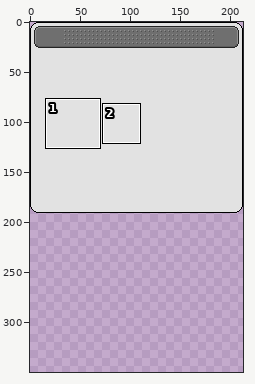
Sprite sheet: media/img/box.png. Above: a wide view before the commit, with the close-up outlined.
Close-up. The starting point:
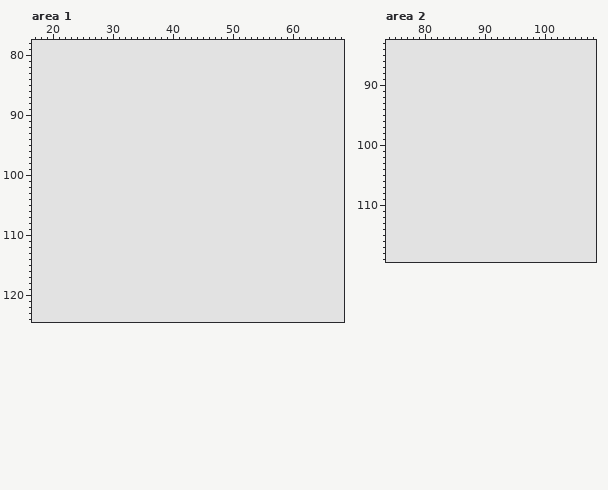
The file is 213x191 pixels. Colours within 5 levels of each other are drawn and written as one. Shown: area 1: x 17..68, y 78..124; area 2: x 74..108, y 83..119. The old version is drawn lined up with the new one, on the new canvas. The commit also changed other parts of the picture, which this record leaves out.
After:
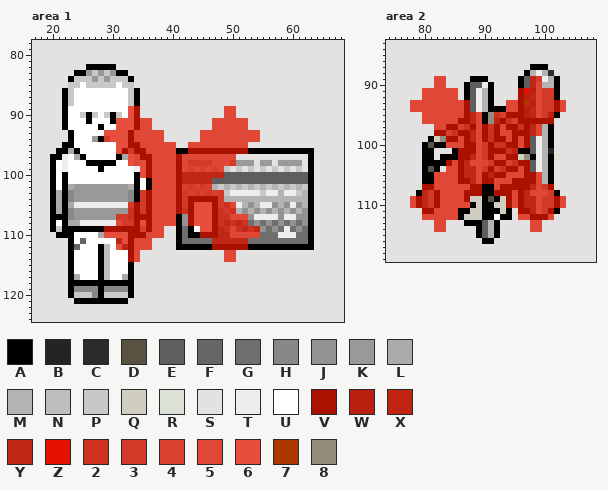
Palette (. is transparent): A #000000  B #242424  C #2b2b2b  D #595242  E #5e5e5e  F #666666  G #6f6f6f  H #888888  J #929292  K #999999  L #aaaaaa  M #b3b3b3  N #bebebe  P #c8c8c8  Q #d0cec1  R #dce1d5  S #e2e2e2  T #ededed  U #ffffff  V #aa1100  W #b9200f  X #bf2410  Y #c02716  Z #e61100  2 #cd321e  3 #d33a2a  4 #d94030  5 #e04736  6 #e74e3d  7 #ae3700  8 #958d7c
Changes in this commit:
canvas 213x191 -> 213x350
Changed rows in their new state; - is an unchanged pixel.
Area 1:
first column x 20:
 82 ------AAAAA---------------------------------
 83 ----AAKPKPKAA-------------------------------
 84 ---APPPKPKPPPA------------------------------
 85 ---PPUPPPPPUPP------------------------------
 86 --APUUUUUUUUUPA-----------------------------
 87 --APUUUUUUUUUPA-----------------------------
 88 --APUUUUUUUUUPA-----------------------------
 89 --AUUUUUUUUUU6V--------------55-------------
 90 --AUUPAPUPAPU6V--------------55-------------
 91 --AUUUAUUUA666V55----------555555-----------
 92 --AUUUUUAUU666V55----------555555-----------
 93 ---AUUUUU6666V55555------5555555555---------
 94 ---AUUUKA3666V55555------5555555555---------
 95 --AAUUUUUUU66VV555555--5555555555-----------
 96 -AALAUUUUUU6V3VV55555AAVVVVVVVVVVAAAAAAAAAAA
 97 AATULAUUUUUAL65VV5555V555555555------------A
 98 AUTUUUAAAAAUU656V5555V533335553KKK-KK-KKKK-A
 99 AUTUUUUUAUUUUUT6V5555V5454545P-P-P-P-P-P-P-A
100 AUAUUUUUUUUUUUA6V5555VYYYYYYYEEEEEEEEEEEEEEA
101 AUAUUUUUUUUUUUAUA5555VYYYYYEEEEEEEEEEEEEEEEA
102 AUALKKKKKKKKKLAUA5555V43434MPMPMPMPMPMPMPMPA
103 ALAHKKKKKKKKKHA3V5555V3434343PTTTTTPTTMTTPMA
104 ALAHKKKKKKKKKHA3V5555V3VVVVV3MMMMMMMMMMMMMMA
105 ALALTTTTTTTTT3V3V5555V3V666V325TMJMTTJMJTJMA
106 ALAHKKKKKKKKK2V3V5555V2V666V232MJMJMJMJMJMJA
107 AAAHKKKKKKK332VVV5555AJV666V22555JTTTTJTTJJA
108 AUALLTTTTTT533V6V5555AJV666V2Y2Y2GJGJGJGJGJA
109 APAAAAAAAVVVVVV4V55--AGAU66VY252Y2YJGJGTGJGA
110 -AAAUUUUL6666VVV555--AGAAVVVYY55555GGGTTTGGA
111 ---AUFUUUUUY6V555----AGGGGGYYYYYYGGGGGGGGGGA
112 ---AFUUUANU6YV555----AAAAAAVVVVVVAAAAAAAAAAA
113 ---AUUUUANUUUV5--------------55-------------
114 ---AUUUUANUUUV5--------------55-------------
115 ---AUUUUANUUUA------------------------------
116 ---AUUUUANUUUA------------------------------
117 ---ALUUUANUULA------------------------------
118 ---AAAAAAAAAAA------------------------------
119 ---AHHHHAHHHHA------------------------------
120 ---APPPHAPPPPA------------------------------
121 ----AAAAAAAAA-------------------------------
Area 2:
first column x 78:
 87 --------------------AAA---
 88 -------------------AMTMC--
 89 ----55----AAA-----AEY3TMA-
 90 ----55---AEETA----AEY5MMA-
 91 --555555-AETMA----VZW533A-
 92 --555555-AETMA----VWY533A-
 93 555555555VETMA--55V7W533V5
 94 555555555VETMAAA55VWY533V5
 95 --5555555VY5A824VVVWY53WA-
 96 --555555VVY5A8XV24VVVVVV--
 97 ----55VV42V5V2V5VV2VY5MA--
 98 ----VV42VVY5V2V55VVVY5MA--
 99 ---AQ8VV5VY5V2VV5V5VETMA--
100 --ADAA555VV53V22VV5VETMA--
101 --AA---AVVV53VVV2XAAETMB--
102 --AA-AAAVVY53V55VVQ8ATMAR-
103 --AAAAV5VY5553VV42VVETMA--
104 --ADA-55VYY53V42VV5VETMA--
105 --AA5555VYY5VXVV555VV5MA--
106 --AA5555VVY5VV555VVVV5MA--
107 -RVV555555VVAA5VVVVVY53V--
108 -AY3V5555VVVAAVVV5VY5553A-
109 5VY3V5555VQQADAQV5VYY533V5
110 5VY3V55555AQAAQQV5VYY533V5
111 --VV5555AAQQAAAQA-VVY53VA-
112 --555555AQQQAAUAA-55VVV5--
113 ----55---AAAEMA-----55----
114 ----55-----AEMA-----55----
115 -----------AEMA-----------
116 ------------AA------------
